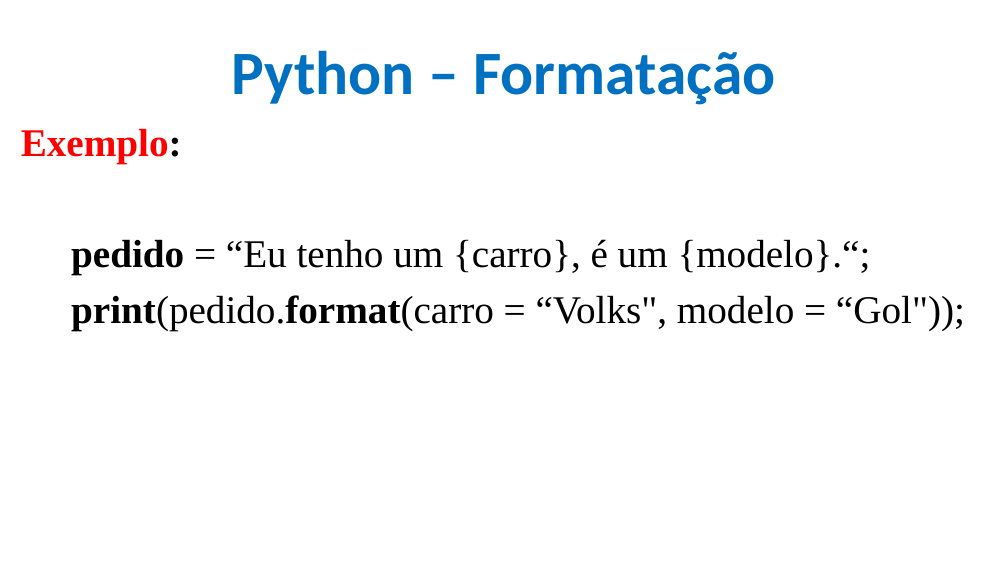
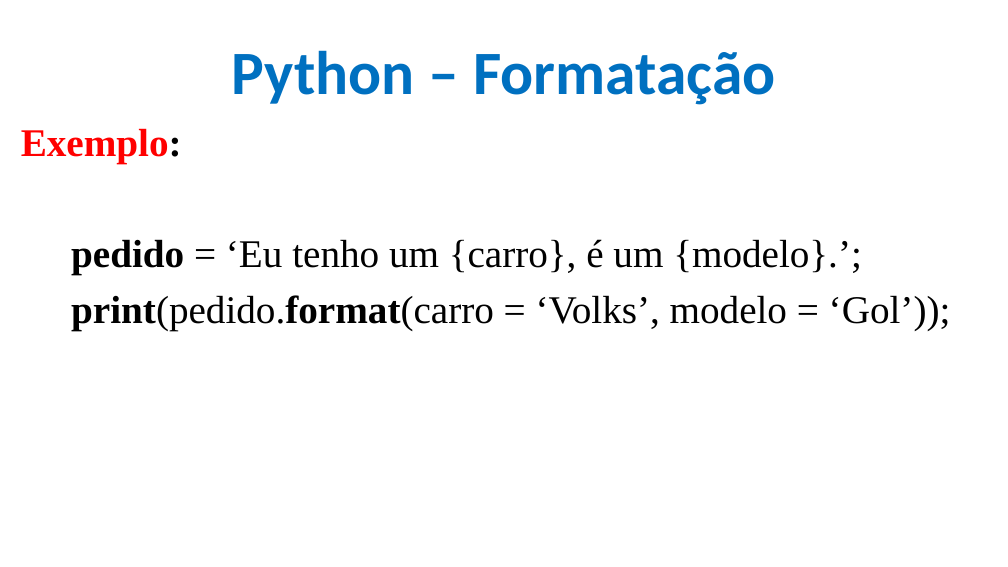
Before and after one commit to CloudEducationBrazil/WydenPythonParadigmas, a slide deck: slide 18 of 01 Classes/Aula 03 Programação Python - input output de Dados Formatação e Estrutura de Sequencial.pptx. Drawn at 1008x567 pixels with LibreOffice and Linux fonts; fonts in the diff are those of the drawing; background and template pictures are left out. Boxes give left, top, right and bottom in pixels: in the first picture for what was removed or moved away, otherwise in the second. Text is boxed around its words. In the diff, an @@ line names an element or a change of style, - is before the commit and + after.

Commit message:
PPTs Aulas 2 a 8 Python 24/08/2022

```diff
--- a/01 Classes/Aula 03 Programação Python - input output de Dados Formatação e Estrutura de Sequencial.pptx
+++ b/01 Classes/Aula 03 Programação Python - input output de Dados Formatação e Estrutura de Sequencial.pptx
@@ text at box(71, 239, 951, 330): text changed @@
-pedido = “Eu tenho um {carro}, é um {modelo}.“;
-print(pedido.format(carro = “Volks", modelo = “Gol"));
+pedido = ‘Eu tenho um {carro}, é um {modelo}.’;
+print(pedido.format(carro = ‘Volks’, modelo = ‘Gol’));
```
Also in this commit, not shown: 4 other slides changed, 5 other files.
